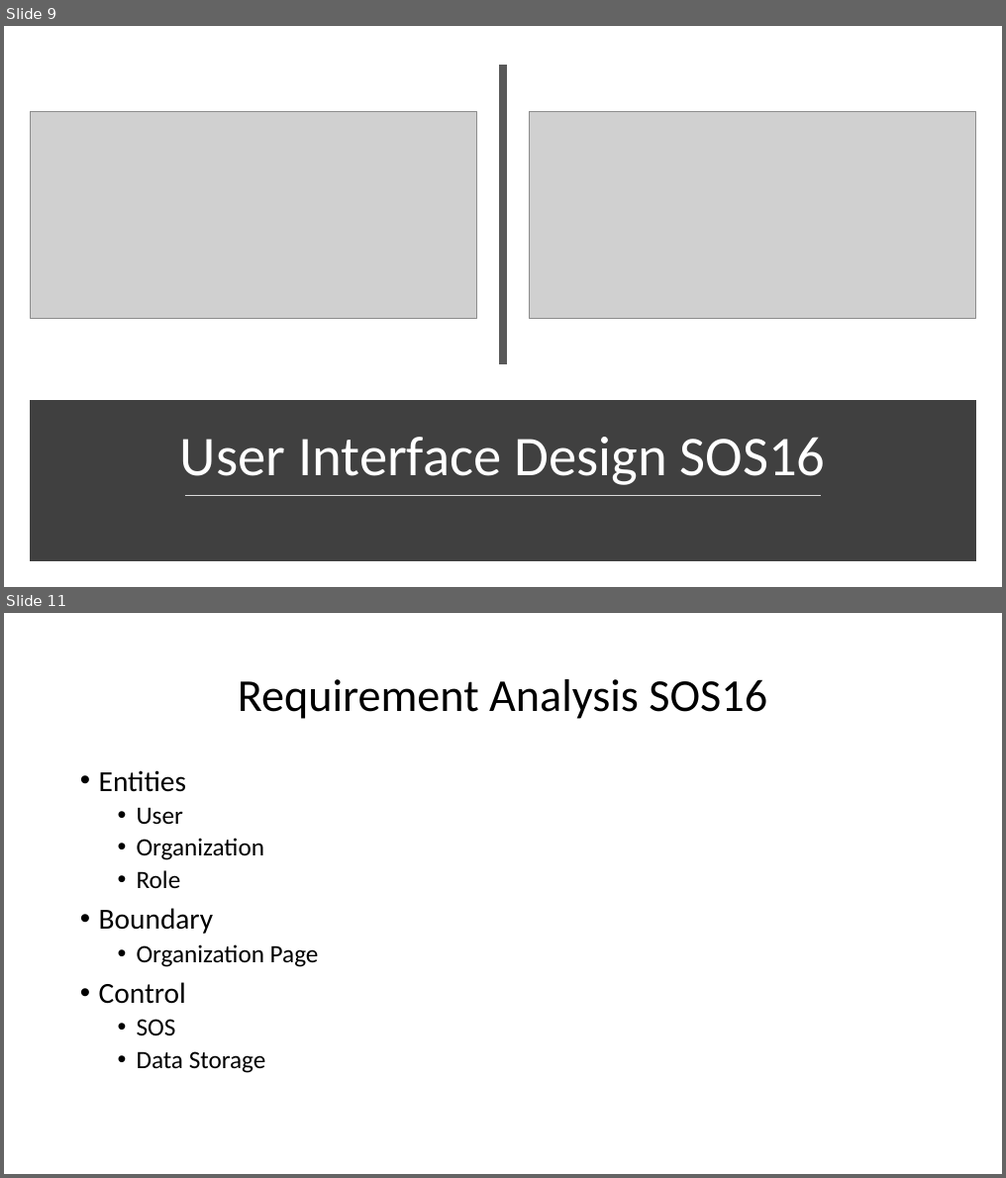
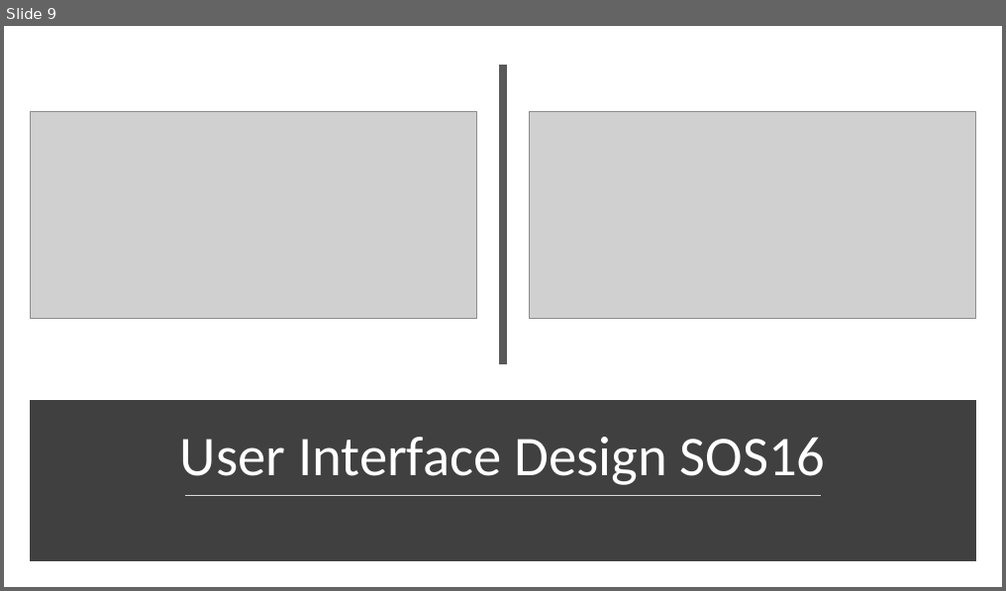
Before and after one commit to arocho032/CEN4010-Team-5, a slide deck: specifications/deliv1/SOS Deliverable 1 Presentation.pptx. Shown one above the other, each under a label of ours: slides 9 and 11 before the commit, slide 9 after it; the slides between them are not shown. The pictures are 1006x1178 and 1006x591 pixels, drawn with LibreOffice and Linux fonts; fonts in the diff are those of the drawing; grey boxes stand for pictures. Boxes give left, top, right and bottom in pixels: in the first picture for what was removed or moved away, otherwise in the second. Text is boxed around its words. In the diff, an @@ line names an element or a change of style, - is before the commit and + after.

```diff
--- a/specifications/deliv1/SOS Deliverable 1 Presentation.pptx
+++ b/specifications/deliv1/SOS Deliverable 1 Presentation.pptx
@@ slide 11 removed at (4,613,1002,1174), background #FFFFFF @@
@@ title removed at (238,679,767,719) @@
-Requirement Analysis SOS16
@@ text removed at (99,770,319,1073) @@
-• Entities
-  • User
-  • Organization
-  • Role
-• Boundary
-  • Organization Page
-• Control
-  • SOS
-  • Data Storage
```
Also in this commit, not shown: 3 slides changed, 3 slides added, 2 other slides removed, 1 other file.
